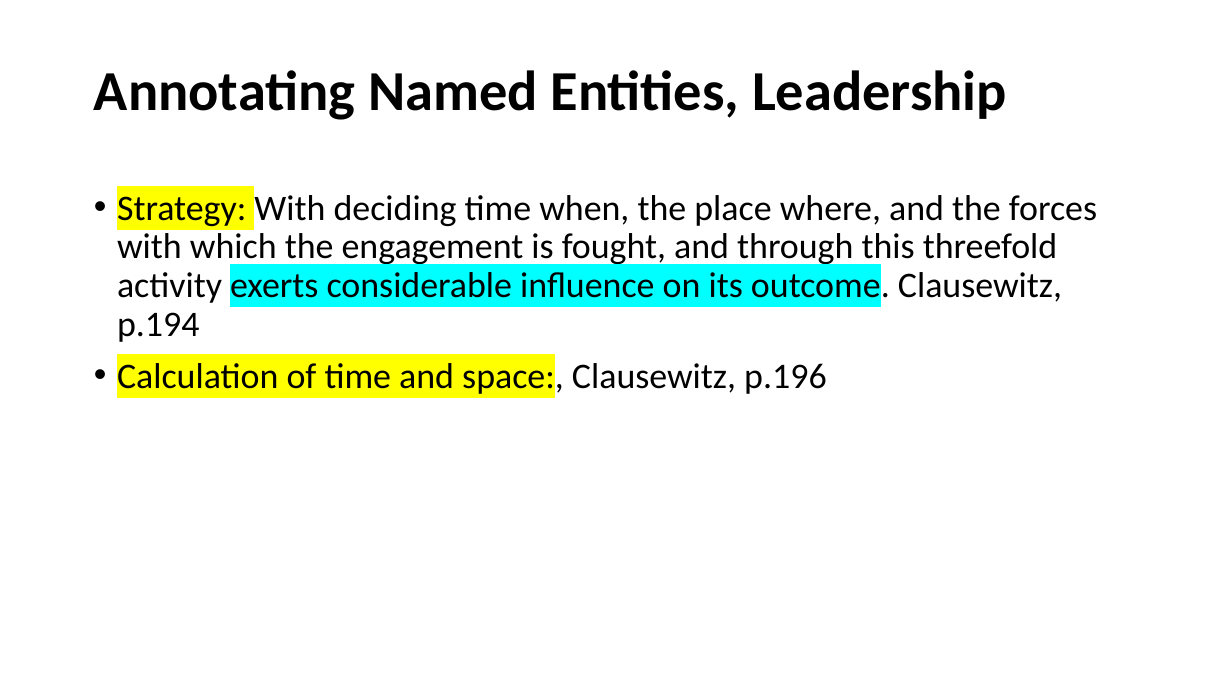
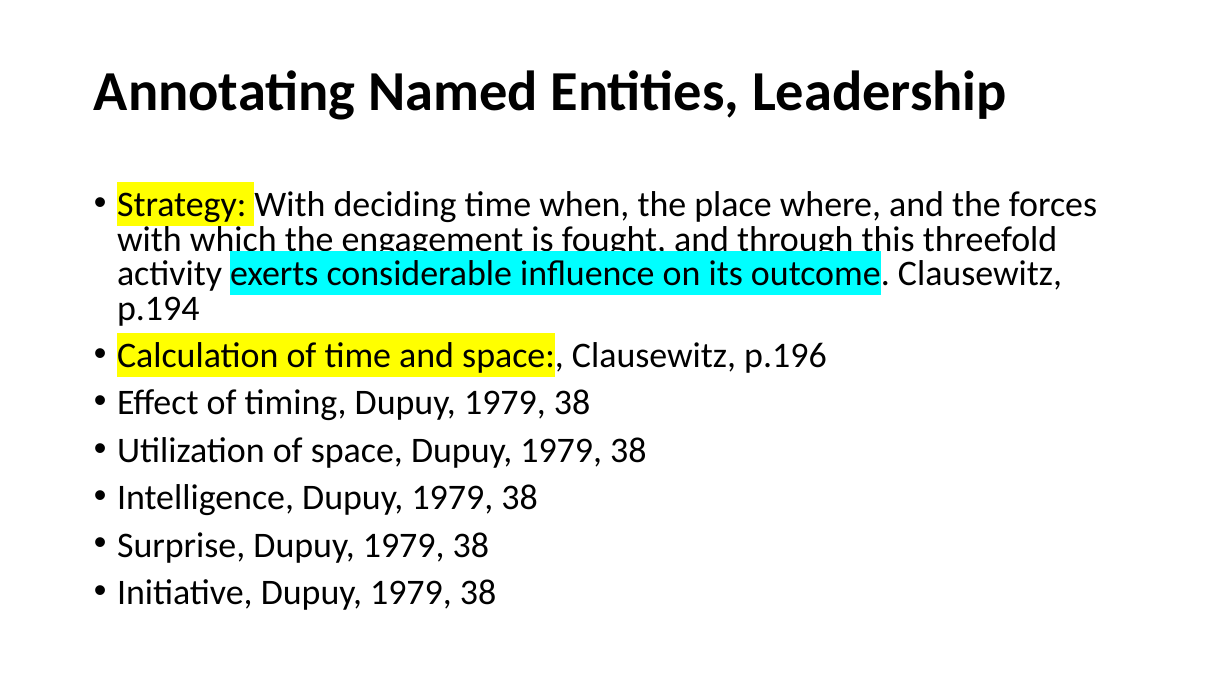
Before and after one commit to GurkanGitHub/PhD, a slide deck: slide 33 of PhD Discussion.pptx (slide 29 before the commit). Drawn at 1232x693 pixels with LibreOffice and Linux fonts; fonts in the diff are those of the drawing. Boxes give left, top, right and bottom in pixels: in the first picture for what was removed or moved away, otherwise in the second. Text is boxed around its words. In the diff, an @@ line names an element or a change of style, - is before the commit and + after.

```diff
--- a/PhD Discussion.pptx
+++ b/PhD Discussion.pptx
@@ text at box(117, 191, 1097, 376): line spacing 0.9 to 0.8 @@
@@ text at box(117, 389, 646, 610): paragraphs added @@
+• Effect of timing, Dupuy, 1979, 38
+• Utilization of space, Dupuy, 1979, 38
+• Intelligence, Dupuy, 1979, 38
+• Surprise, Dupuy, 1979, 38
+• Initiative, Dupuy, 1979, 38
```
Also in this commit, not shown: 2 other slides changed, 6 slides added, 5 other files.
